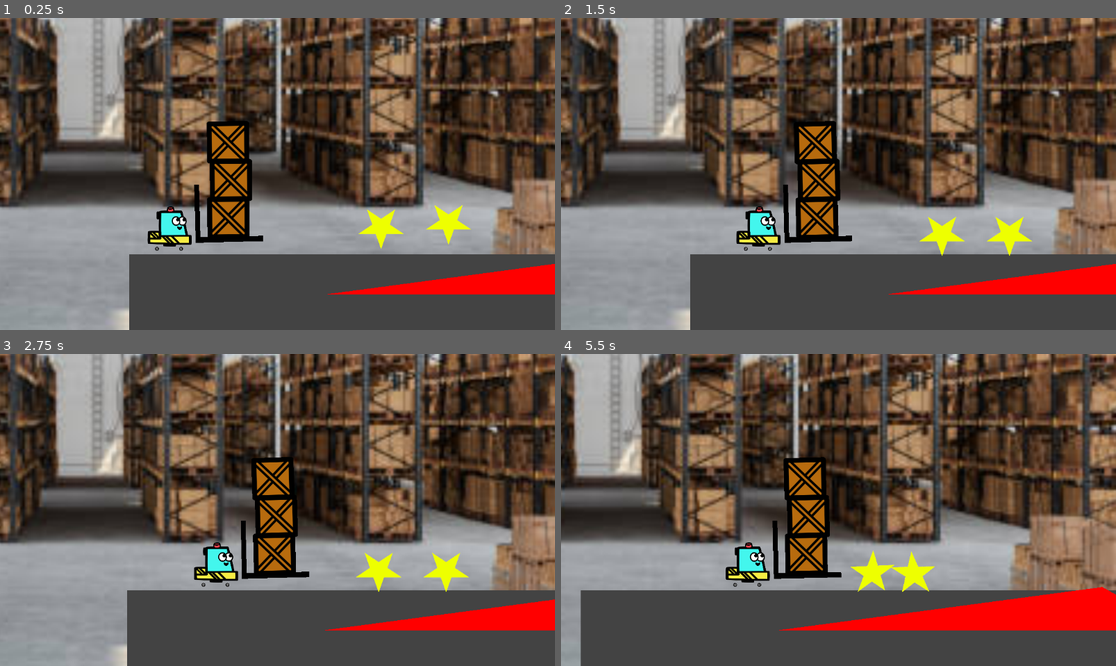
Above: before the commit, frames 1-4 (two rows, left to right).
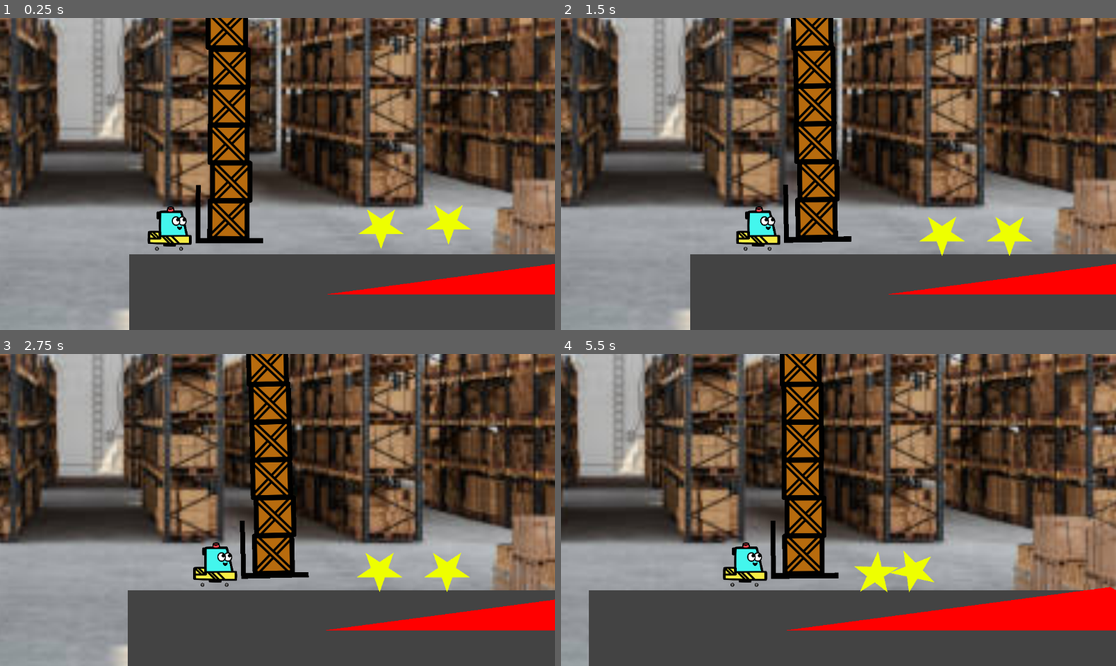
Above: after the commit, the same moments.

Repository: CourtlandCrouchet/OneTrip
Game: Godot game, scene res://Scenes/main.tscn
Two runs of this game, one before a commit and one after it. Both use one fixed random seed, a clock stepped at 60 frames per second and the inputs below.
Inputs:
- Up to frame 1 (0.25 s): no input
- Up to frame 2 (1.5 s): hold Right (move_right) 0.53-1.28 s; hold Left (move_left) from 1.28 s (still down)
- Up to frame 3 (2.75 s): release Left (move_left) at 2.03 s; hold Right (move_right) from 2.03 s (still down)
- Up to frame 4 (5.5 s): release Right (move_right) at 3.53 s; hold Left (move_left) from 3.53 s (still down)

The runs differ from the first frame. In frame 1, 3.8% of the frame differs, in the area x 34-48%, y 0-73%; in frame 2, 3.2%; in frame 3, 4.1%; in frame 4, 23%, in the area x 0-100%, y 0-100%.

Commit message:
Gears

Diff:
--- /dev/null
+++ b/Scenes/gear.tscn
@@ -0,0 +1,18 @@
+[gd_scene load_steps=3 format=3 uid="uid://cdue0qa0ddfa7"]
+
+[ext_resource type="Texture2D" uid="uid://b1abvg14cirfb" path="res://Sprites/gear.png" id="1_7wims"]
+
+[sub_resource type="PhysicsMaterial" id="PhysicsMaterial_51wjr"]
+friction = 0.5
+bounce = 0.1
+
+[node name="Gear" type="RigidBody2D"]
+physics_material_override = SubResource("PhysicsMaterial_51wjr")
+
+[node name="CollisionPolygon2D" type="CollisionPolygon2D" parent="."]
+scale = Vector2(0.07, 0.07)
+polygon = PackedVector2Array(-15, -104, 15, -104, 22, -79, 39, -72, 62, -84, 84, -64, 71, -40, 79, -23, 104, -16, 105, 15, 79, 22, 73, 38, 85, 63, 65, 84, 39, 72, 23, 78, 16, 104, -16, 104, -23, 79, -40, 72, -64, 84, -85, 63, -72, 39, -79, 22, -105, 14, -105, -16, -79, -23, -72, -40, -84, -65, -62, -85, -40, -72, -22, -79)
+
+[node name="Sprite2D" type="Sprite2D" parent="."]
+scale = Vector2(0.07, 0.07)
+texture = ExtResource("1_7wims")
--- /dev/null
+++ b/Scenes/gear_main.tscn
@@ -0,0 +1,102 @@
+[gd_scene load_steps=11 format=3 uid="uid://dxmavab0ihksg"]
+
+[ext_resource type="Script" path="res://Scripts/main.gd" id="1_ncvyl"]
+[ext_resource type="Texture2D" uid="uid://bja71htojt2j2" path="res://Sprites/warehouse.jpg" id="2_ek00q"]
+[ext_resource type="PackedScene" uid="uid://b0lcnp5xrh7j6" path="res://Scenes/player.tscn" id="3_6bmx2"]
+[ext_resource type="PackedScene" uid="uid://dqsnvsllgrjvm" path="res://Scenes/floor.tscn" id="4_osd22"]
+[ext_resource type="PackedScene" uid="uid://b8u2n0yy3m32h" path="res://Scenes/hill.tscn" id="5_kmdav"]
+[ext_resource type="PackedScene" uid="uid://cdue0qa0ddfa7" path="res://Scenes/gear.tscn" id="6_gxosd"]
+[ext_resource type="PackedScene" path="res://Scenes/WinZone.tscn" id="8_5kgvc"]
+[ext_resource type="Script" path="res://Scripts/win_zone.gd" id="9_gw3me"]
+[ext_resource type="FontFile" uid="uid://cuq5ou13j84cx" path="res://Fonts/RubikMonoOne-Regular.ttf" id="10_2hdqk"]
+
+[sub_resource type="LabelSettings" id="LabelSettings_67nlv"]
+font = ExtResource("10_2hdqk")
+font_size = 130
+
+[node name="Main" type="Node2D"]
+script = ExtResource("1_ncvyl")
+
+[node name="ParallaxBackground" type="ParallaxBackground" parent="."]
+
+[node name="ParallaxLayer" type="ParallaxLayer" parent="ParallaxBackground"]
+motion_scale = Vector2(0.4, 1.4)
+motion_mirroring = Vector2(612, 0)
+
+[node name="Warehouse" type="Sprite2D" parent="ParallaxBackground/ParallaxLayer"]
+z_index = -1
+position = Vector2(16, -80)
+texture = ExtResource("2_ek00q")
+
+[node name="MileMarkers" type="Node2D" parent="."]
+
+[node name="Polygon2D" type="Polygon2D" parent="MileMarkers"]
+position = Vector2(0, 32)
+polygon = PackedVector2Array(312, -48, 320, -48, 320, -8, 312, -8)
+
+[node name="Polygon2D2" type="Polygon2D" parent="MileMarkers"]
+position = Vector2(64, 32)
+polygon = PackedVector2Array(312, -48, 320, -48, 320, -8, 312, -8)
+
+[node name="Polygon2D3" type="Polygon2D" parent="MileMarkers"]
+position = Vector2(128, 32)
+polygon = PackedVector2Array(312, -48, 320, -48, 320, -8, 312, -8)
+
+[node name="Polygon2D4" type="Polygon2D" parent="MileMarkers"]
+position = Vector2(192, 32)
+polygon = PackedVector2Array(312, -48, 320, -48, 320, -8, 312, -8)
+
+[node name="Player" parent="." instance=ExtResource("3_6bmx2")]
+position = Vector2(16, 8)
+mass = 30.0
+
+[node name="Camera2D" type="Camera2D" parent="Player"]
+position = Vector2(45, -20)
+zoom = Vector2(5, 5)
+position_smoothing_enabled = true
+position_smoothing_speed = 4.0
+drag_horizontal_enabled = true
+drag_vertical_enabled = true
+drag_left_margin = 0.15
+drag_top_margin = 1.0
+drag_right_margin = 0.15
+drag_bottom_margin = 1.0
+editor_draw_drag_margin = true
+
+[node name="Floor" parent="." instance=ExtResource("4_osd22")]
+position = Vector2(0, 22)
+
+[node name="Hill" parent="." instance=ExtResource("5_kmdav")]
+position = Vector2(81, 38)
+
+[node name="BoxController" type="Node2D" parent="."]
+
+[node name="Gear" parent="BoxController" instance=ExtResource("6_gxosd")]
+position = Vector2(37, 5)
+
+[node name="Gear2" parent="BoxController" instance=ExtResource("6_gxosd")]
+position = Vector2(52, 5)
+
+[node name="Gear3" parent="BoxController" instance=ExtResource("6_gxosd")]
+position = Vector2(38, -10)
+
+[node name="WinZone" parent="." instance=ExtResource("8_5kgvc")]
+position = Vector2(509, 21)
+script = ExtResource("9_gw3me")
+
+[node name="Label" type="Label" parent="WinZone"]
+offset_left = -93.0
+offset_top = -94.0
+offset_right = 1301.0
+offset_bottom = 345.0
+scale = Vector2(0.137109, 0.132259)
+text = "HELLO"
+label_settings = SubResource("LabelSettings_67nlv")
+horizontal_alignment = 1
+vertical_alignment = 1
+autowrap_mode = 3
+
+[node name="Timer" type="Timer" parent="WinZone"]
+
+[connection signal="body_entered" from="WinZone" to="WinZone" method="_on_body_entered"]
+[connection signal="timeout" from="WinZone/Timer" to="WinZone" method="_on_timer_timeout"]
--- a/Scenes/main.tscn
+++ b/Scenes/main.tscn
@@ -87,6 +87,15 @@
 [node name="Star2" parent="BoxController" instance=ExtResource("7_2m4pu")]
 position = Vector2(132, 7)
 
+[node name="Box4" parent="BoxController" instance=ExtResource("3_nybnc")]
+position = Vector2(40, -93)
+
+[node name="Box5" parent="BoxController" instance=ExtResource("3_nybnc")]
+position = Vector2(41, -74)
+
+[node name="Box6" parent="BoxController" instance=ExtResource("3_nybnc")]
+position = Vector2(41, -55)
+
 [node name="WinZone" parent="." instance=ExtResource("7_w60xq")]
 position = Vector2(509, 21)
 script = ExtResource("9_jhthv")
Binary file added: Sprites/gear.png
Not shown, added: Sprites/gear.png.import
